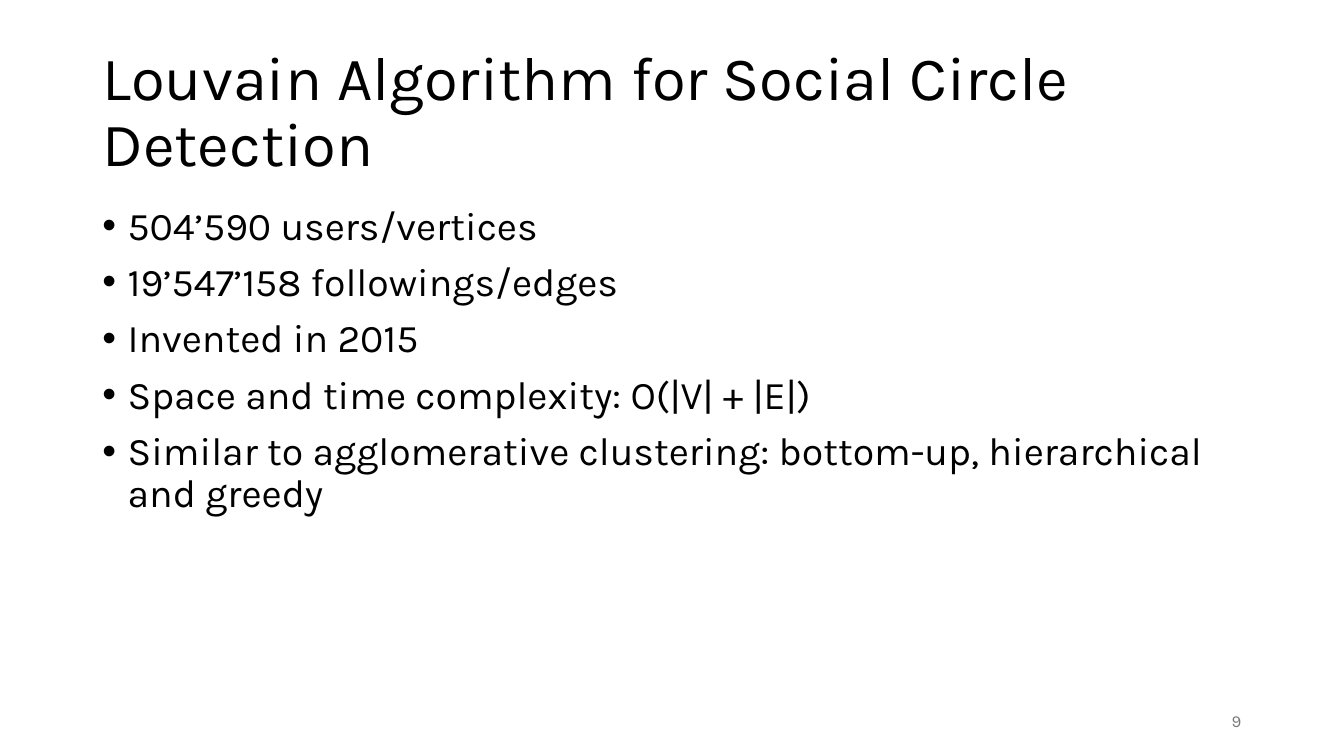
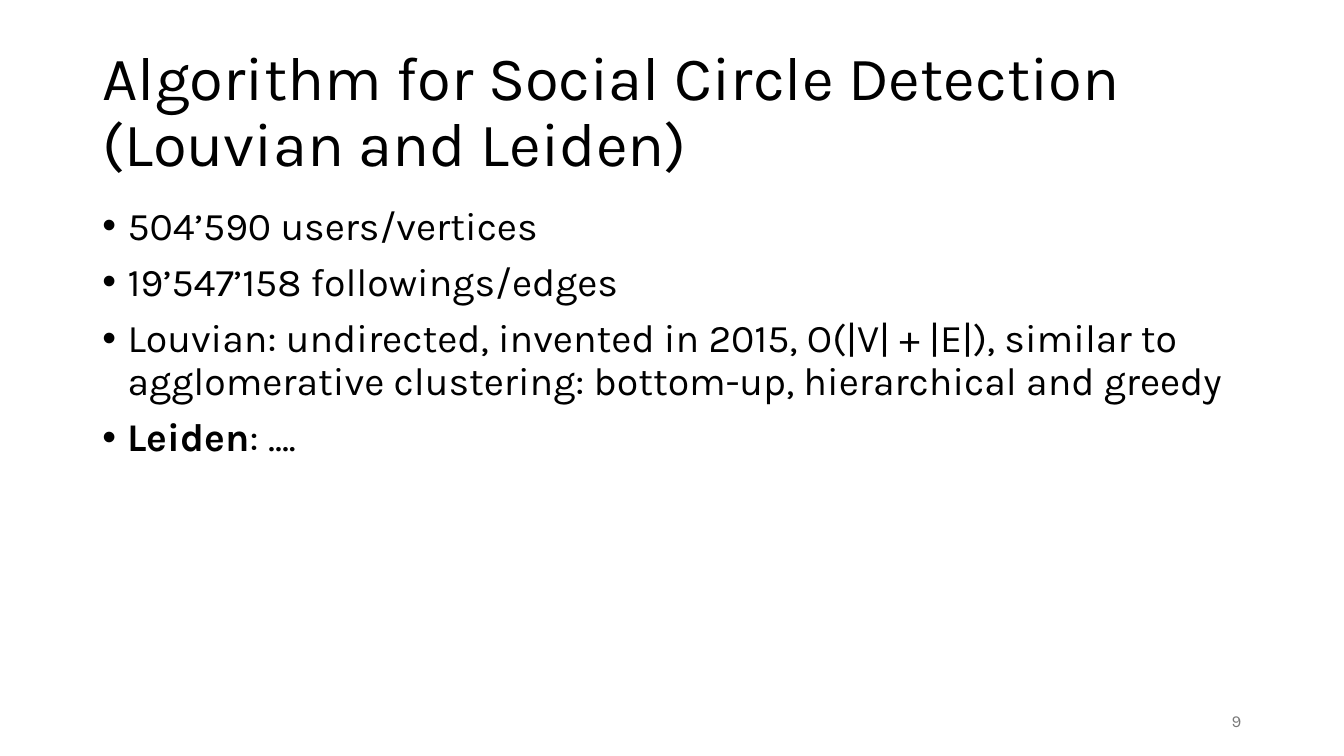
Before and after one commit to jonas-blum/data-mining-1, a slide deck: slide 9 of project/project-presentation-group51.pptx. Drawn at 1344x756 pixels with LibreOffice and Linux fonts; fonts in the diff are those of the drawing. Boxes give left, top, right and bottom in pixels: in the first picture for what was removed or moved away, otherwise in the second. Text is boxed around its words. In the diff, an @@ line names an element or a change of style, - is before the commit and + after.

```diff
--- a/project/project-presentation-group51.pptx
+++ b/project/project-presentation-group51.pptx
@@ title at bbox=[102, 57, 1119, 173]: text changed @@
-Louvain Algorithm for Social Circle Detection
+Algorithm for Social Circle Detection (Louvian and Leiden)
@@ text at bbox=[128, 322, 1222, 452]: text changed @@
-• Invented in 2015
-• Space and time complexity: O(|V| + |E|)
-• Similar to agglomerative clustering: bottom-up, hierarchical and greedy
+• Louvian: undirected, invented in 2015, O(|V| + |E|), similar to agglomerative clustering: bottom-up, hierarchical and greedy
+• Leiden: ....
```
Also in this commit, not shown: 6 other slides changed, 1 slide added, 4 slides removed.
